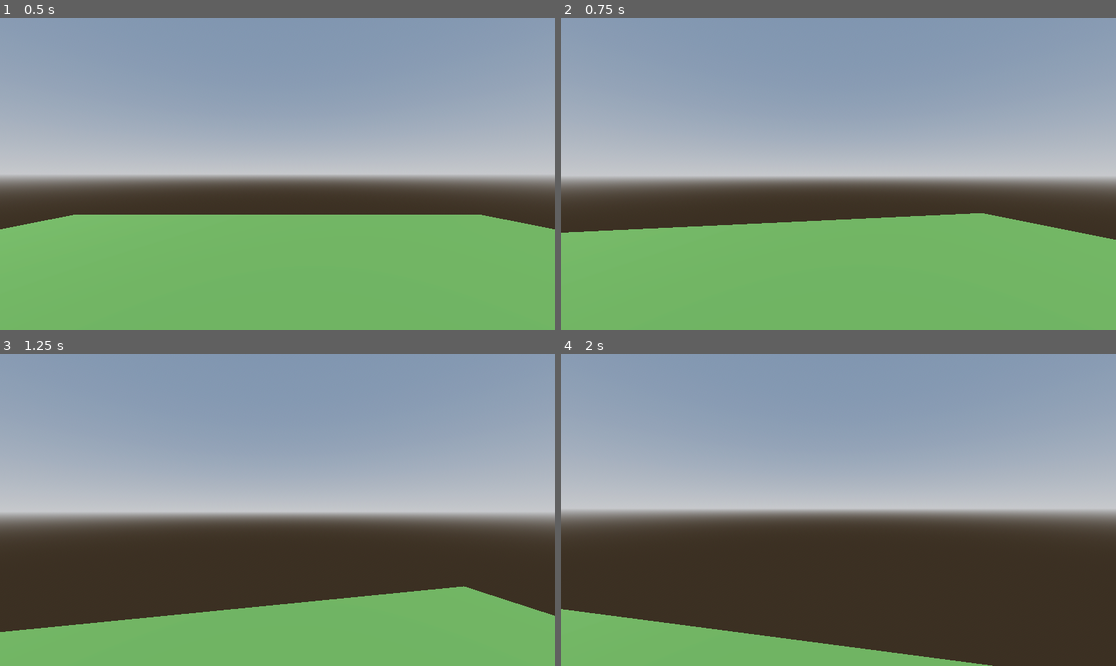
Above: before the commit, frames 1-4 (two rows, left to right).
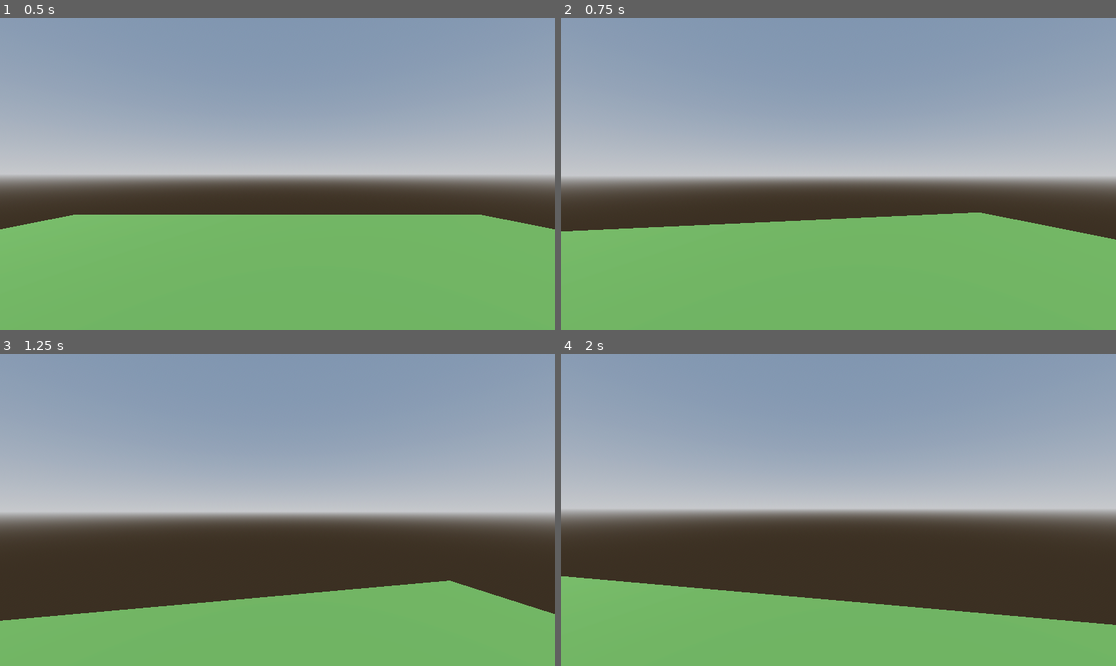
Above: after the commit, the same moments.

Repository: ZethT/Spring24Horror
Game: Godot game, scene res://testing_stage.tscn
Two runs of this game, one before a commit and one after it. Both use one fixed random seed, a clock stepped at 60 frames per second and the inputs below.
Inputs (mouse positions are in pixels of both pictures, inside the frame that each line leads up to):
- Up to frame 1 (0.5 s): no input
- Up to frame 2 (0.75 s): tap Enter at 0.5 s; move the mouse to (866, 174) at 0.52 s; hold W (forward) from 0.53 s (still down); hold E (interact) from 0.53 s (still down)
- Up to frame 3 (1.25 s): keep holding W (forward); keep holding E (interact); tap Space (jump) at 0.77 s
- Up to frame 4 (2 s): keep holding W (forward); move the mouse to (810, 510) at 1.27 s; release E (interact) at 1.28 s; tap E (interact) at 1.35 s; tap Space (jump) at 1.52 s

Frame 1 is identical in both runs. In frame 2, 0.3% of the frame differs, in the area x 0-100%, y 62-72%; in frame 3, 2.5%; in frame 4, 14%, in the area x 0-100%, y 71-100%.

Commit message:
new speed just dropped

Diff:
--- a/Echoes of Fear/Elena.gd
+++ b/Echoes of Fear/Elena.gd
@@ -4,7 +4,7 @@
 var held_item
 
 
-const SPEED = 5.0
+const SPEED = 4.0
 const JUMP_VELOCITY = 4.5
 
 # Get the gravity from the project settings to be synced with RigidBody nodes.
